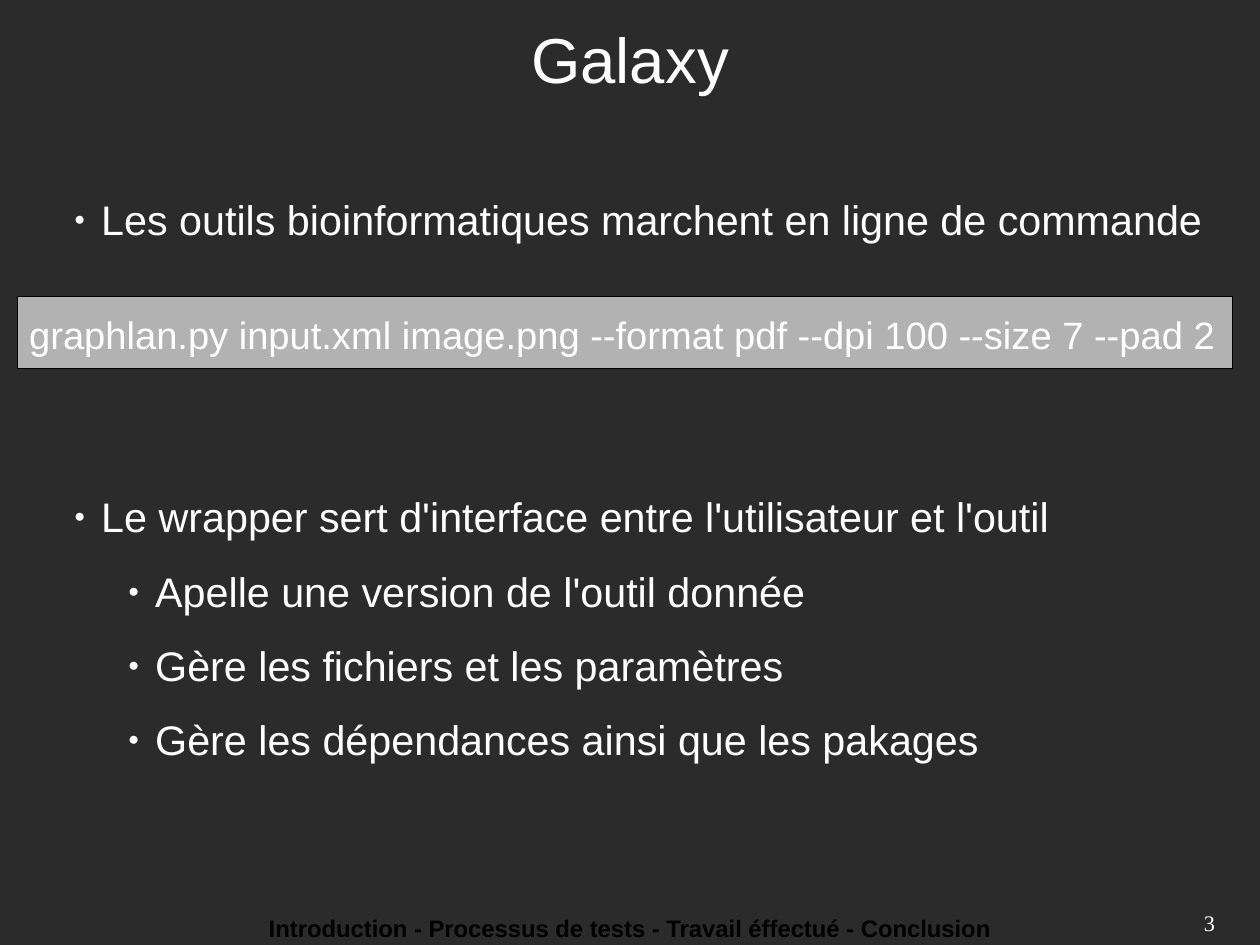
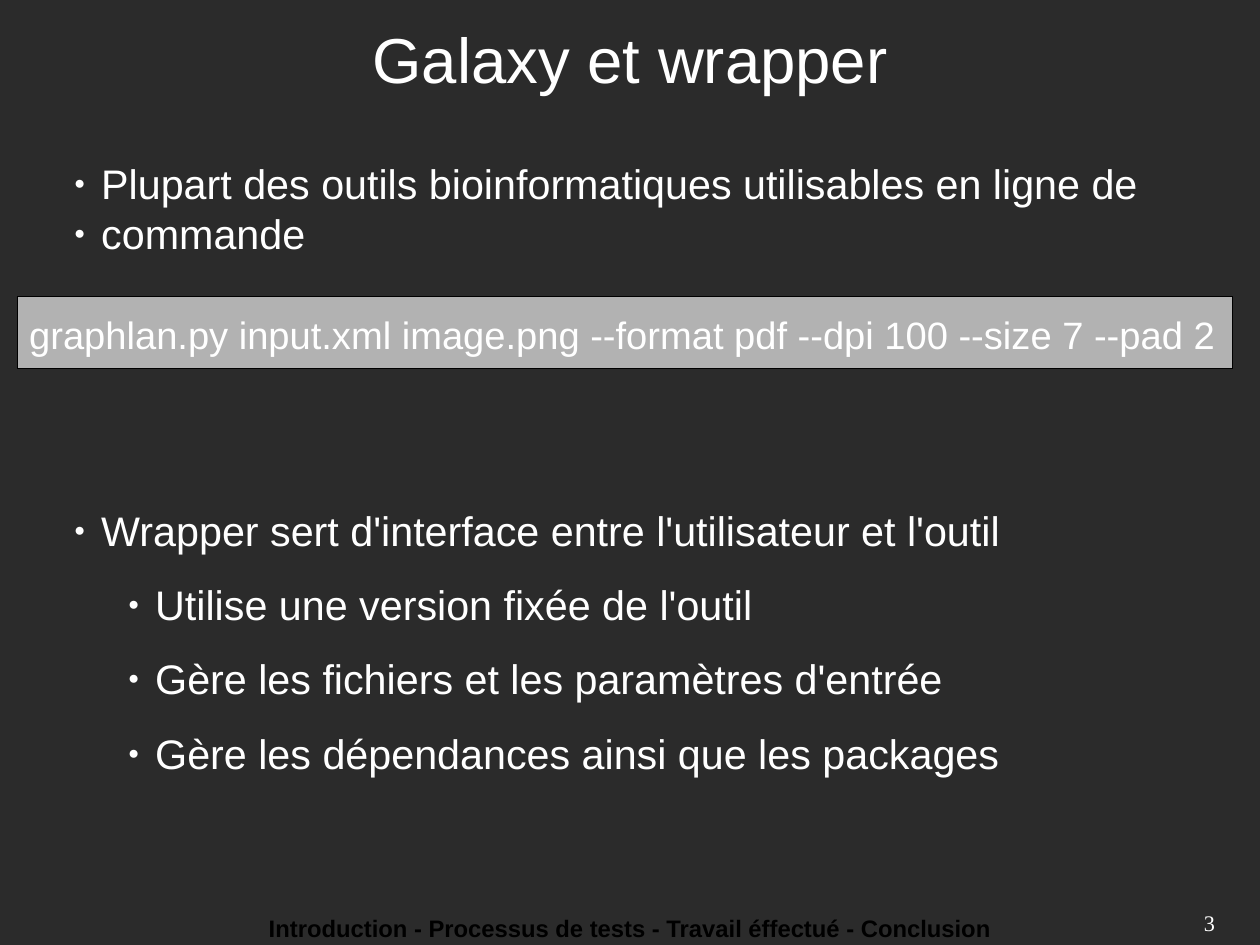
Before and after one commit to theymard1/Internship_report, a slide deck: slide 3 of presentation_6_juin/Diaporama_presentation_6_juin.odp. Drawn at 1260x945 pixels with LibreOffice and Linux fonts; fonts in the diff are those of the drawing; background and template pictures are left out; a plain dark background stands for a picture behind light text. Boxes give left, top, right and bottom in pixels: in the first picture for what was removed or moved away, otherwise in the second. Text is boxed around its words. In the diff, an @@ line names an element or a change of style, - is before the commit and + after.

Commit message:
création fichier première partie

```diff
--- a/presentation_6_juin/Diaporama_presentation_6_juin.odp
+++ b/presentation_6_juin/Diaporama_presentation_6_juin.odp
@@ title at bbox=[373, 37, 887, 95]: text changed @@
-Galaxy
+Galaxy et wrapper
@@ text at bbox=[101, 169, 1138, 777]: text changed @@
-● Les outils bioinformatiques marchent en ligne de commande
-● Le wrapper sert d'interface entre l'utilisateur et l'outil
-    ● Apelle une version de l'outil donnée
-    ● Gère les fichiers et les paramètres
-    ● Gère les dépendances ainsi que les pakages
+● Plupart des outils bioinformatiques utilisables en ligne de
+● commande
+● Wrapper sert d'interface entre l'utilisateur et l'outil
+    ● Utilise une version fixée de l'outil
+    ● Gère les fichiers et les paramètres d'entrée
+    ● Gère les dépendances ainsi que les packages
```
Also in this commit, not shown: 15 other slides changed, 7 slides added, 10 slides removed, 9 other files.
